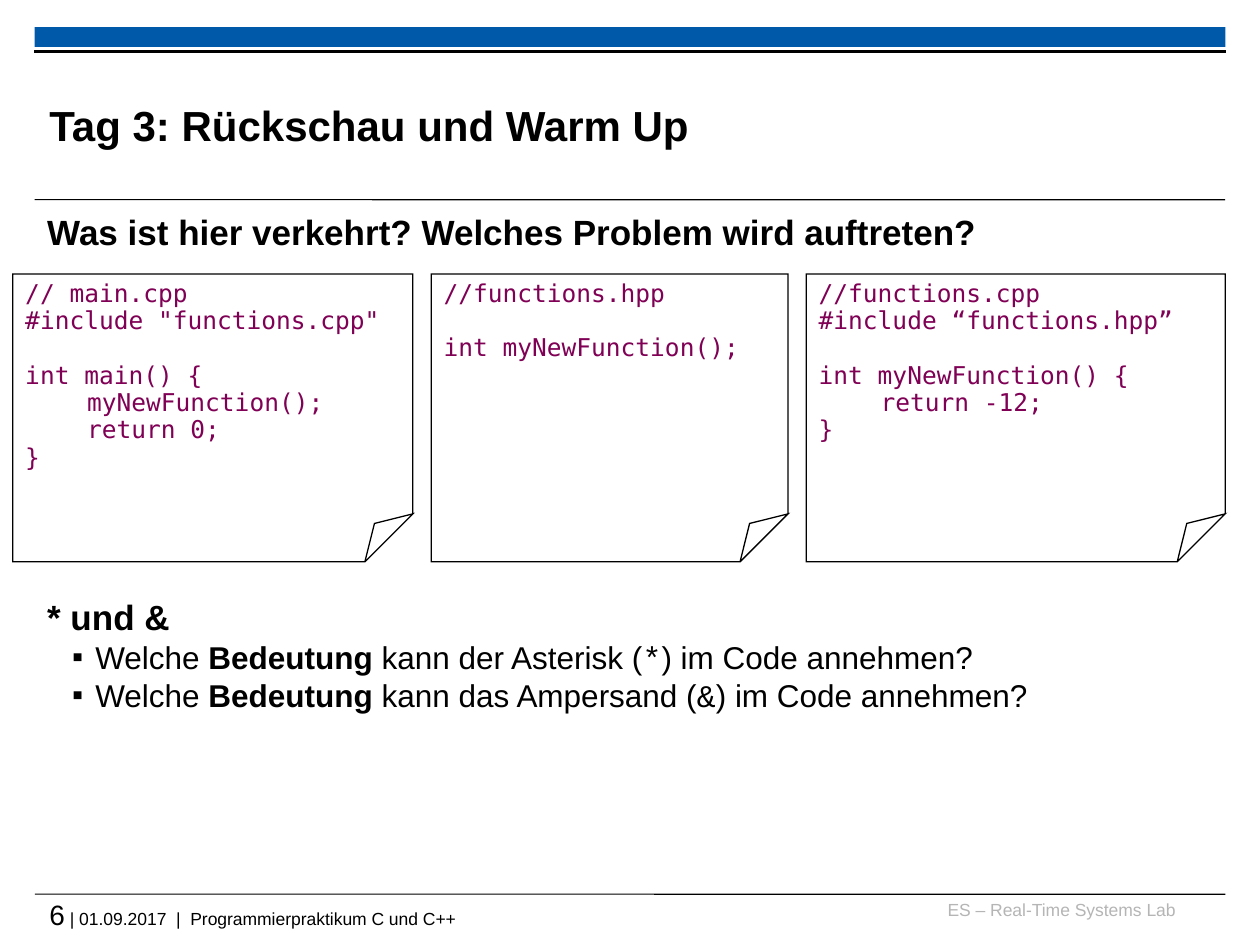
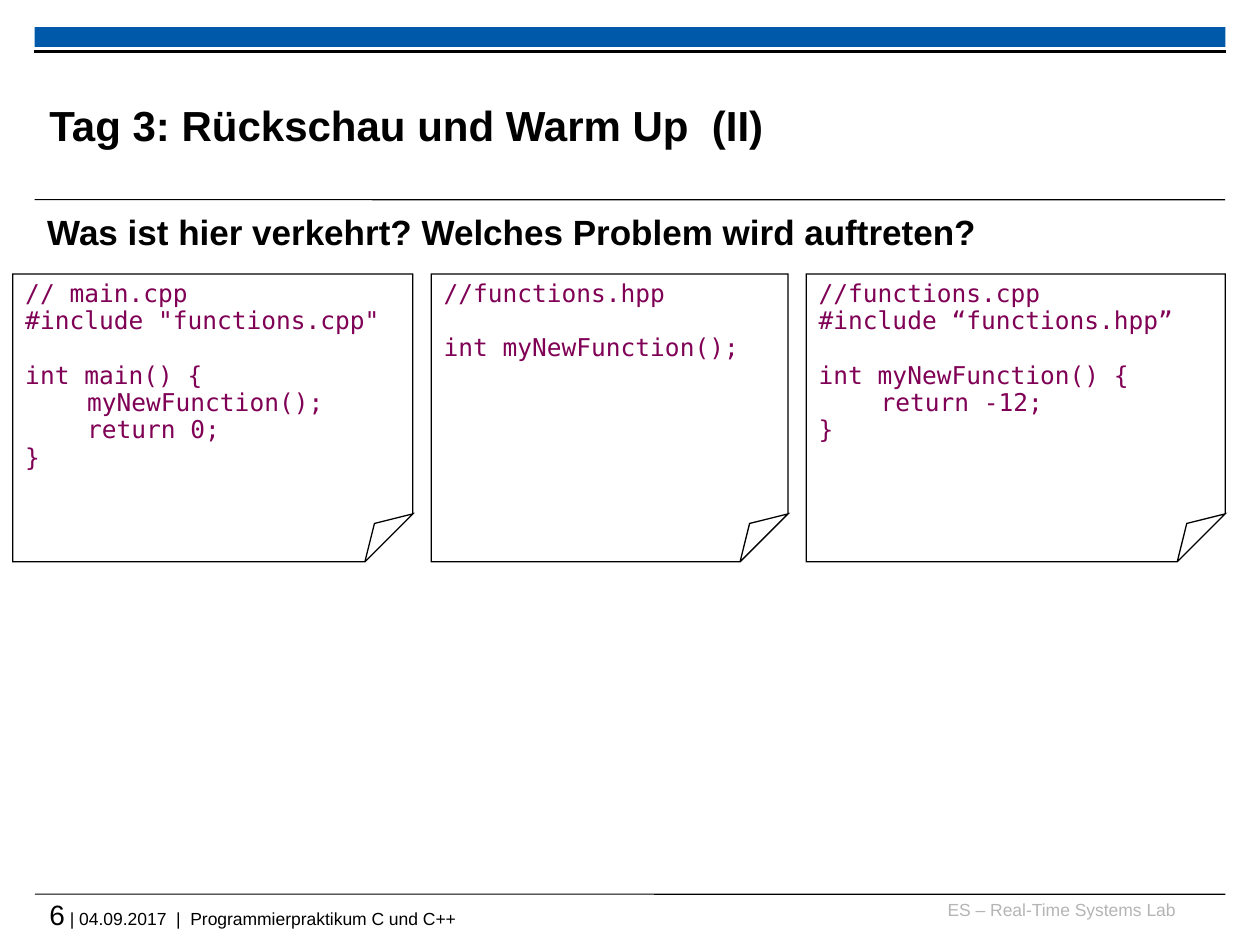
Before and after one commit to h82k/tud-cppp, a slide deck: slide 6 of 2017/recap_and_warmup_slides.pptx. Drawn at 1260x945 pixels with LibreOffice and Linux fonts; fonts in the diff are those of the drawing; background and template pictures are left out. Boxes give left, top, right and bottom in pixels: in the first picture for what was removed or moved away, otherwise in the second. Text is boxed around its words. In the diff, an @@ line names an element or a change of style, - is before the commit and + after.

```diff
--- a/2017/recap_and_warmup_slides.pptx
+++ b/2017/recap_and_warmup_slides.pptx
@@ title at (49,110,763,150): text changed @@
-Tag 3: Rückschau und Warm Up
+Tag 3: Rückschau und Warm Up (II)
@@ text at (70,604,1027,713): paragraphs removed @@
-* und &
-  ▪ Welche Bedeutung kann der Asterisk (*) im Code annehmen?
-  ▪ Welche Bedeutung kann das Ampersand (&) im Code annehmen?
@@ text at (49,905,456,929): text changed @@
-6 | 01.09.2017 | Programmierpraktikum C und C++
+6 | 04.09.2017 | Programmierpraktikum C und C++
```
Also in this commit, not shown: 3 other slides changed, 1 slide added, 2 other files.
